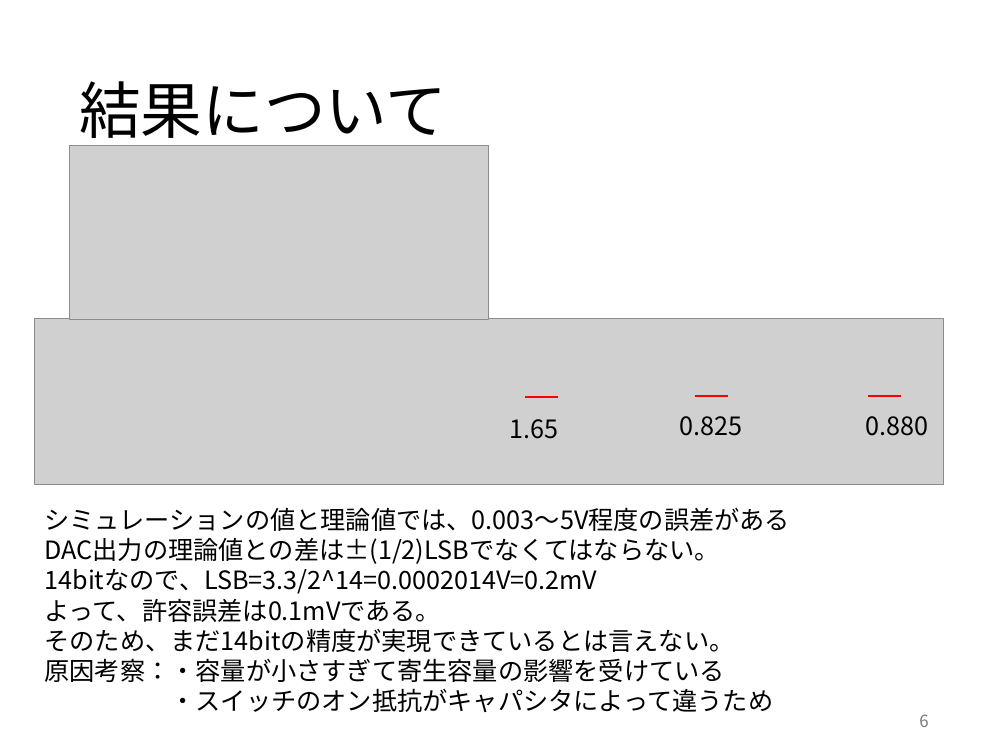
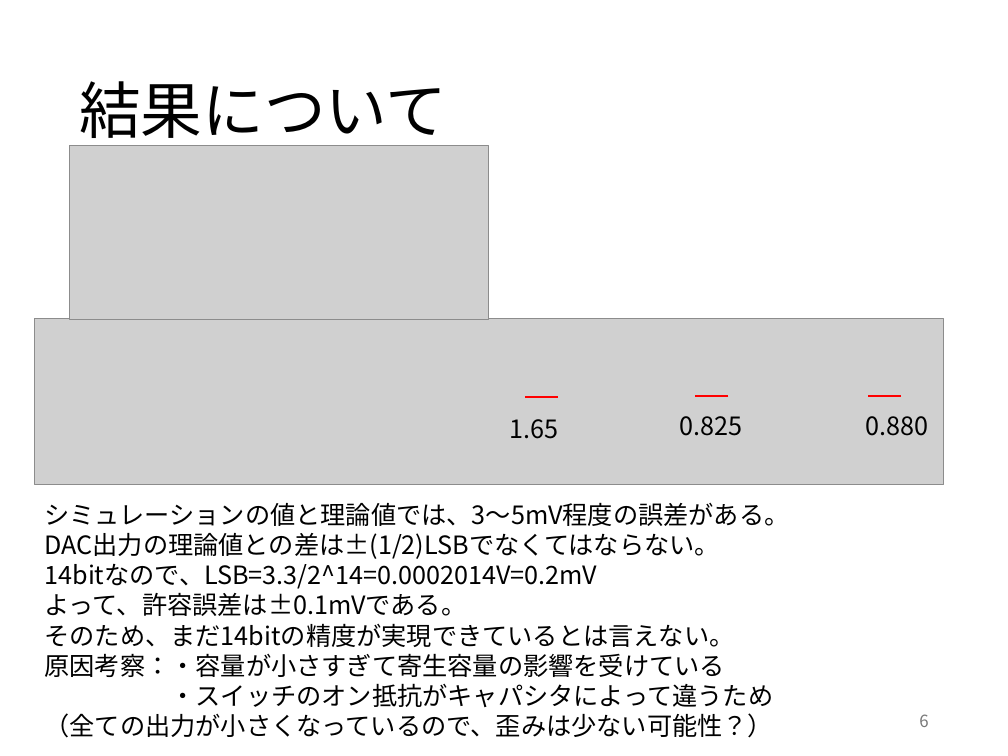
Before and after one commit to nkeita1204/lr_noda, a slide deck: slide 6 of LR課題_報告書.pptx. Drawn at 1008x756 pixels with LibreOffice and Linux fonts; fonts in the diff are those of the drawing; grey boxes stand for pictures. Boxes give left, top, right and bottom in pixels: in the first picture for what was removed or moved away, otherwise in the second. Text is boxed around its words. In the diff, an @@ line names an element or a change of style, - is before the commit and + after.

```diff
--- a/LR課題_報告書.pptx
+++ b/LR課題_報告書.pptx
@@ text at (45,502,790,526): text changed @@
-シミュレーションの値と理論値では、0.003～5V程度の誤差がある
+シミュレーションの値と理論値では、3～5mV程度の誤差がある。
@@ text at (45,592,467,616): text changed @@
-よって、許容誤差は0.1mVである。
+よって、許容誤差は±0.1mVである。
@@ text at (45,713,774,738): paragraph added @@
+（全ての出力が小さくなっているので、歪みは少ない可能性？）
```
Also in this commit, not shown: 1 other file.
